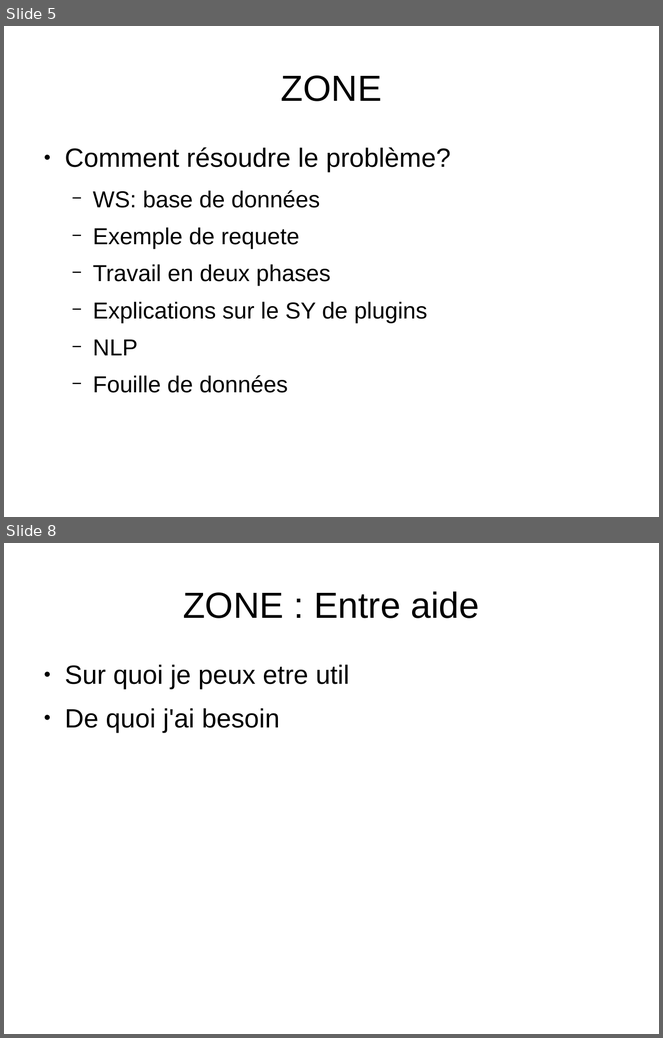
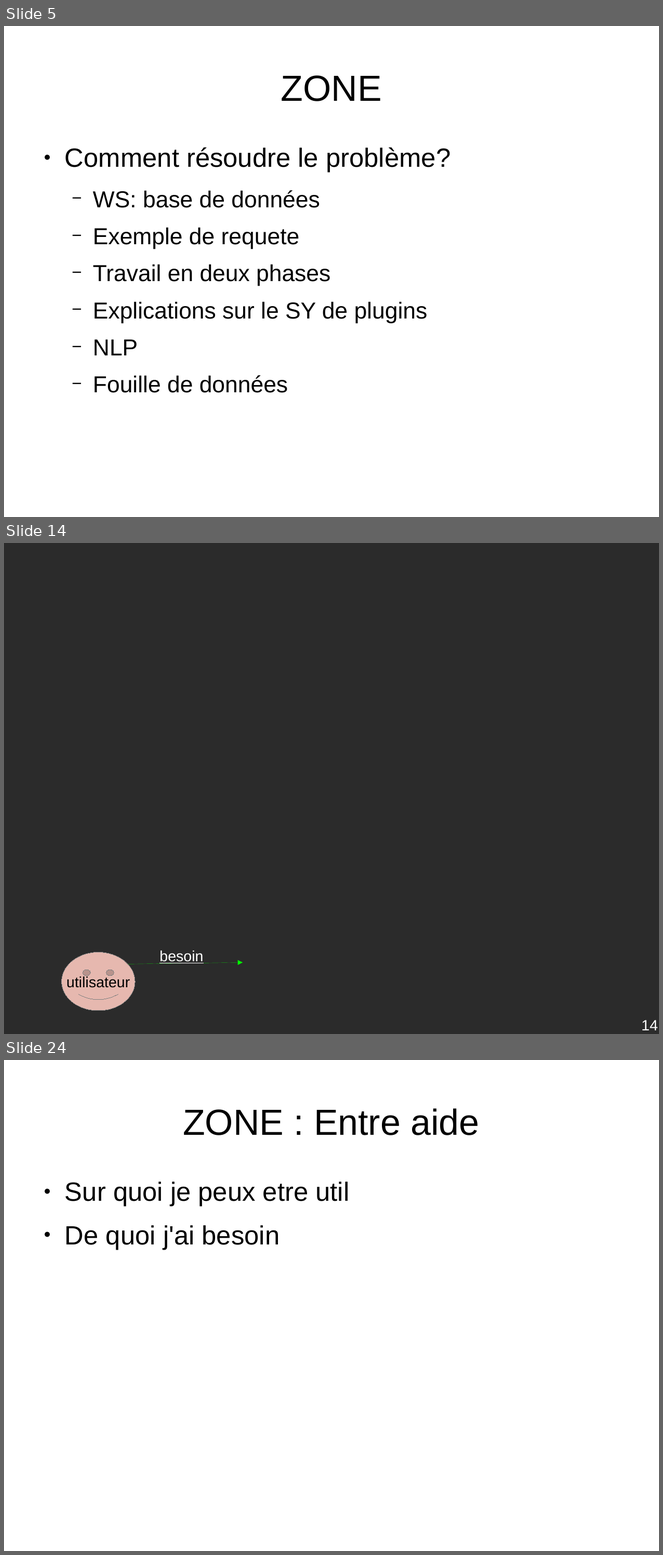
Before and after one commit to descl/ZONE, a slide deck: docs/presentationINRIA1.odp. Shown one above the other, each under a label of ours: slides 5 and 8 before the commit, slides 5, 14 and 24 after it; the slides between them are not shown. The pictures are 663x1038 and 663x1555 pixels, drawn with LibreOffice and Linux fonts; fonts in the diff are those of the drawing; background and template pictures are left out; a plain dark background stands for a picture behind light text. Boxes give left, top, right and bottom in pixels: in the first picture for what was removed or moved away, otherwise in the second. Text is boxed around its words. In the diff, an @@ line names an element or a change of style, - is before the commit and + after.

```diff
--- a/docs/presentationINRIA1.odp
+++ b/docs/presentationINRIA1.odp
@@ slide 14 added at [4, 543, 659, 1034], background picture (left out) @@
@@ smiley face added at [62, 953, 136, 1011], fill #E6B8AF, outline #808080 0 pt, 18 pt, text #000000 @@
+utilisateur
@@ arrow added from (126, 965) to (243, 963), #00FF00 0 pt @@
@@ text added at [159, 951, 203, 964], 18 pt, text #FFFFFF, underline @@
+besoin
@@ page number added at [642, 1020, 658, 1031], 18 pt, text #FFFFFF @@
+14
@@ what was slide 8 is now slide 24 @@
```
Also in this commit, not shown: 4 slides changed, 15 other slides added.
